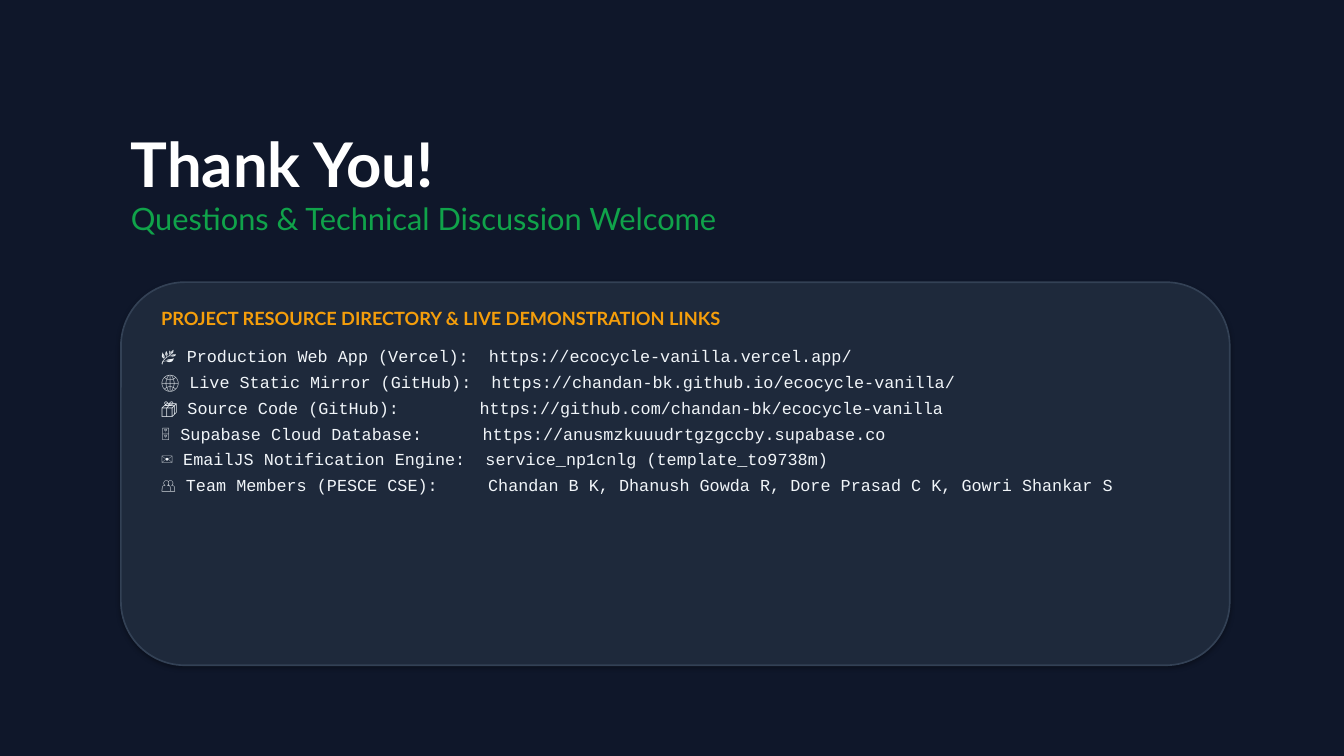
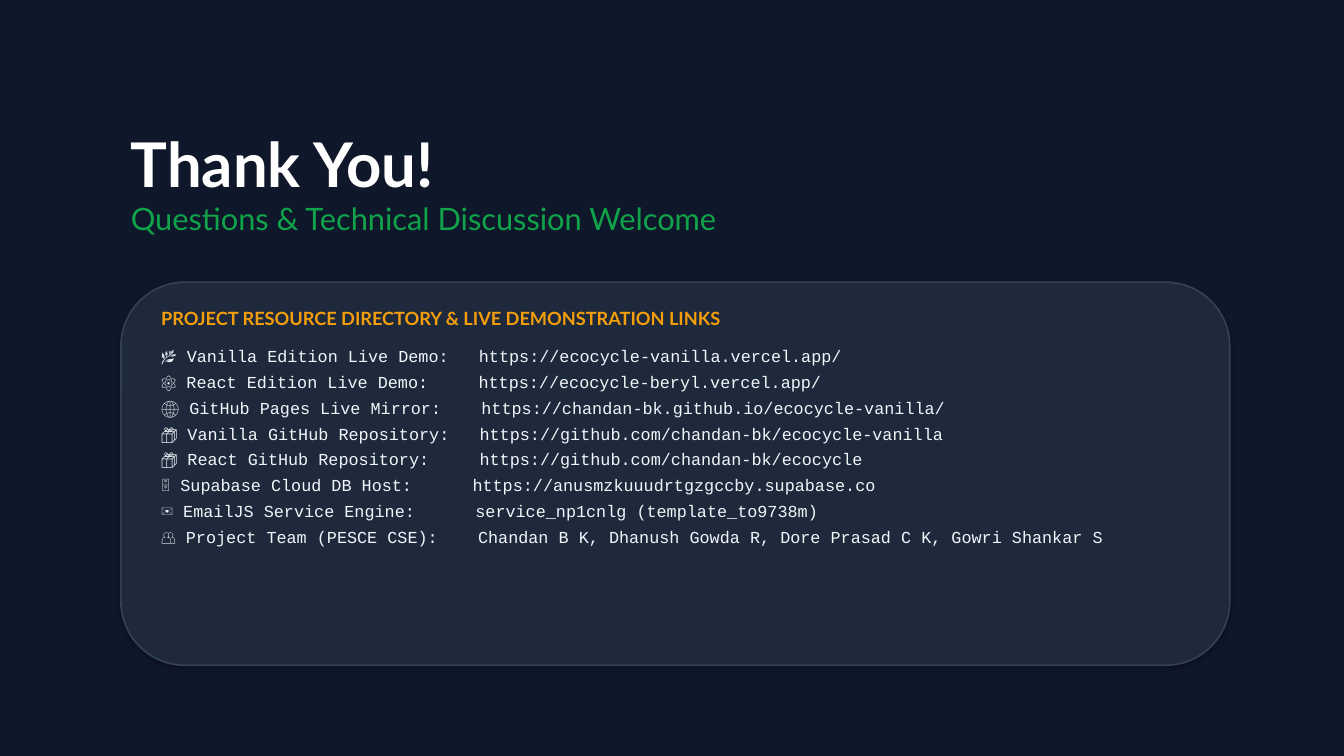
Before and after one commit to chandan-bk/ecocycle-vanilla, a slide deck: slide 15 of EcoCycle_Project_Presentation.pptx. Drawn at 1344x756 pixels with LibreOffice and Linux fonts; fonts in the diff are those of the drawing. Boxes give left, top, right and bottom in pixels: in the first picture for what was removed or moved away, otherwise in the second. Text is boxed around its words. In the diff, an @@ line names an element or a change of style, - is before the commit and + after.

Commit message:
docs(presentation): update presentation for general delivery with both React and Vanilla live sites

```diff
--- a/EcoCycle_Project_Presentation.pptx
+++ b/EcoCycle_Project_Presentation.pptx
@@ text at box(180, 350, 1103, 547): text changed @@
-🌿 Production Web App (Vercel): https://ecocycle-vanilla.vercel.app/
-🌐 Live Static Mirror (GitHub): https://chandan-bk.github.io/ecocycle-vanilla/
-📦 Source Code (GitHub): https://github.com/chandan-bk/ecocycle-vanilla
-🗄️ Supabase Cloud Database: https://anusmzkuuudrtgzgccby.supabase.co
-✉️ EmailJS Notification Engine: service_np1cnlg (template_to9738m)
-👥 Team Members (PESCE CSE): Chandan B K, Dhanush Gowda R, Dore Prasad C K, Gowri Shankar S
+🌿 Vanilla Edition Live Demo: https://ecocycle-vanilla.vercel.app/
+⚛️ React Edition Live Demo: https://ecocycle-beryl.vercel.app/
+🌐 GitHub Pages Live Mirror: https://chandan-bk.github.io/ecocycle-vanilla/
+📦 Vanilla GitHub Repository: https://github.com/chandan-bk/ecocycle-vanilla
+📦 React GitHub Repository: https://github.com/chandan-bk/ecocycle
+🗄️ Supabase Cloud DB Host: https://anusmzkuuudrtgzgccby.supabase.co
+✉️ EmailJS Service Engine: service_np1cnlg (template_to9738m)
+👥 Project Team (PESCE CSE): Chandan B K, Dhanush Gowda R, Dore Prasad C K, Gowri Shankar S
```
Also in this commit, not shown: 6 other slides changed, 1 other file.
